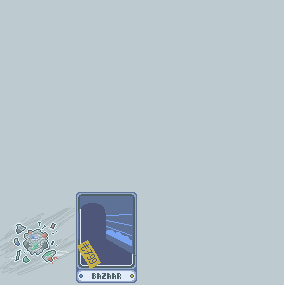
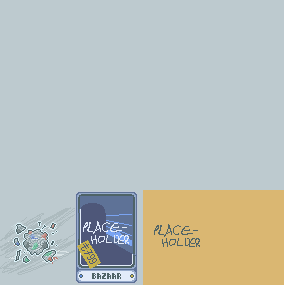
Comparing the layer stacks of the two 284 × 285 images. Changes:
added layer "\ #143" above "\ #142" over [154, 224, 200, 247]
added layer "\ #142" above "Layer Group copy #1" over [83, 221, 129, 244]
added group "Layer Group copy #1" with 7 layers above "Layer Group #27" over [143, 190, 284, 285]
added group "Layer Group #30" with 2 layers in group "Layer Group copy #1" over [143, 190, 284, 285]
added layer "\ #158" in group "Layer Group #30" over [143, 190, 284, 285]
added layer "\ #159" in group "Layer Group copy #1" over [165, 195, 190, 198]
added layer "\ #160" in group "Layer Group copy #1" over [162, 274, 194, 280]
added layer "\ #140" in group "Layer Group copy #1" over [162, 195, 194, 200]
added layer "Tarots.png #2" in group "Layer Group copy #1" over [146, 191, 209, 284]
